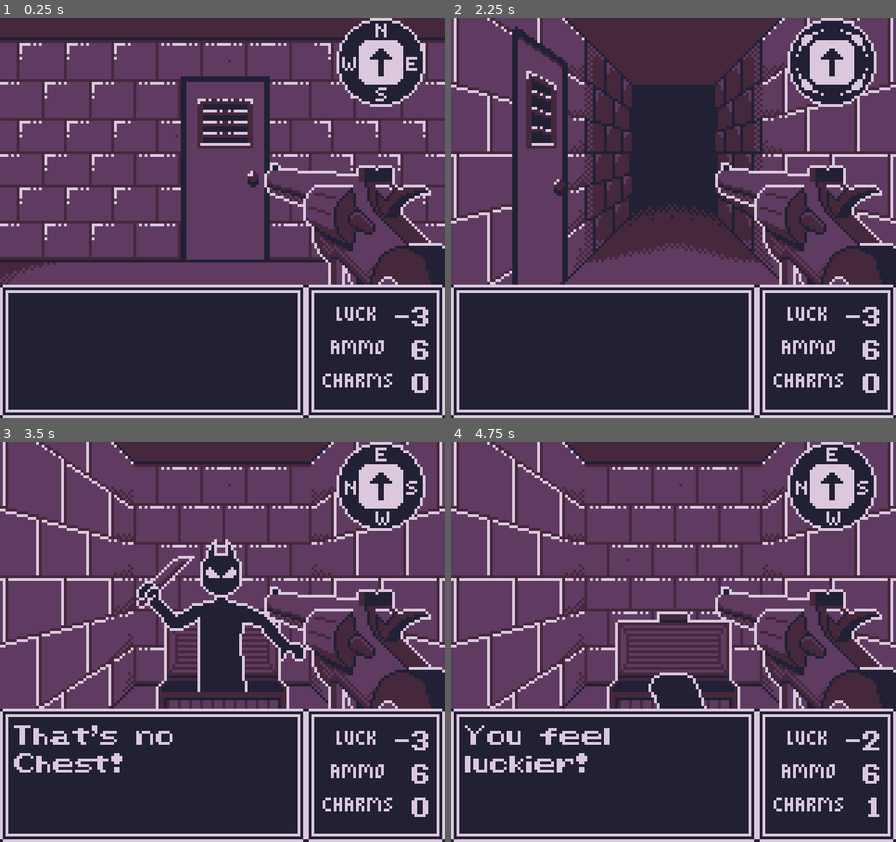
Above: before the commit, frames 1-4 (two rows, left to right).
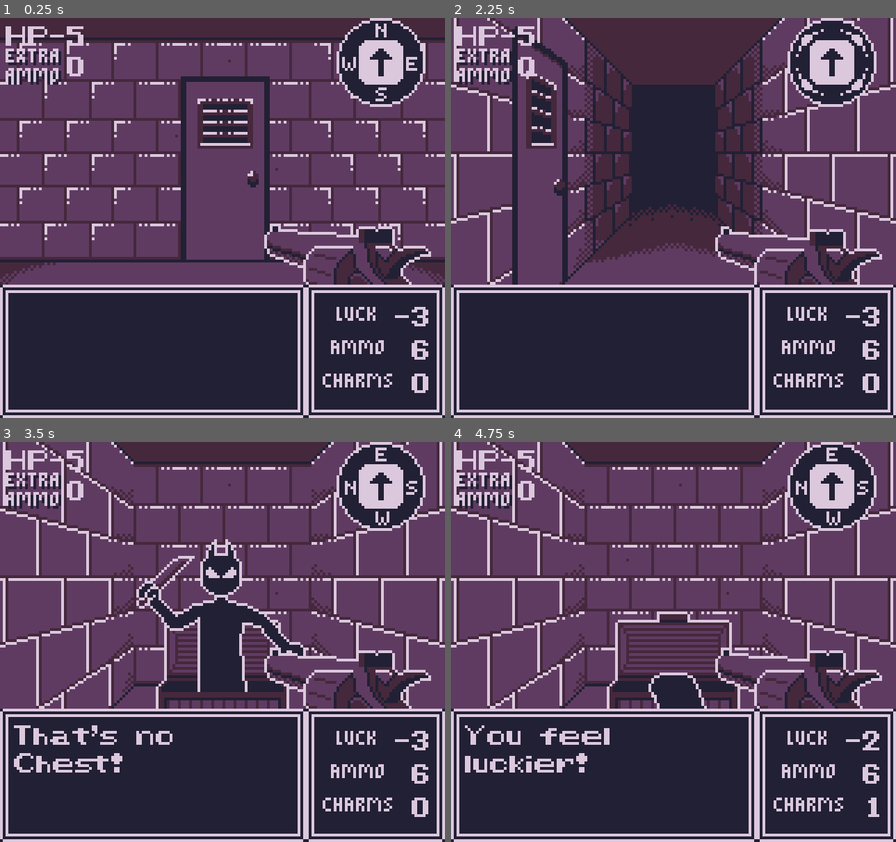
Above: after the commit, the same moments.

Repository: GartTheSkeleton/GameboyDungeon
Game: Godot game, scene res://src/Game/gameworld.tscn
Two runs of this game, one before a commit and one after it. Both use one fixed random seed, a clock stepped at 60 frames per second and the inputs below.
Inputs:
- Up to frame 1 (0.25 s): no input
- Up to frame 2 (2.25 s): tap Enter at 0.5 s; hold Right (Right) 0.53-1.28 s; tap Z (A) at 0.6, 1.55, 2.1 s; tap X (B) at 0.8, 1.35 s; hold Left (Left) 1.28-2.03 s; hold Right (Right) from 2.03 s (still down)
- Up to frame 3 (3.5 s): tap X (B) at 2.3, 2.85 s; tap Space at 2.75 s; release Right (Right) at 2.78 s; hold Up (Up) from 2.78 s (still down); tap Z (A) at 3.05 s
- Up to frame 4 (4.75 s): release Up (Up) at 3.53 s; hold Left (Left) from 3.53 s (still down); tap Z (A) at 3.6, 4.55 s; tap X (B) at 3.8, 4.35 s; tap Enter at 4.25 s

The runs differ from the first frame. In frame 1, 7.3% of the frame differs, in the area x 1-100%, y 2-67%; in frame 2, 8.0%; in frame 3, 7.5%; in frame 4, 7.5%.

Commit message:
Added health ui, skeletons and gun bob

Diff:
--- a/src/Assets/Definitions/Components/fighter_component_definition.gd
+++ b/src/Assets/Definitions/Components/fighter_component_definition.gd
@@ -1,5 +1,7 @@
 class_name FighterComponentDefinition
 extends Resource
+
+var stored_ammo = 0
 
 @export_category("Stats")
 @export var max_hp: int
--- a/src/Assets/Definitions/Entities/Actors/entity_definition_cyclops.tres
+++ b/src/Assets/Definitions/Entities/Actors/entity_definition_cyclops.tres
@@ -24,5 +24,6 @@
 name = "Cyclops"
 texture = SubResource("AtlasTexture_phdbn")
 is_blocking_movement = true
+is_mimic = false
 fighter_definition = SubResource("Resource_avv7w")
 metadata/_custom_type_script = "uid://duxtebnoobju8"
--- a/src/Assets/Definitions/Entities/Actors/entity_definition_player.tres
+++ b/src/Assets/Definitions/Entities/Actors/entity_definition_player.tres
@@ -16,5 +16,6 @@
 script = ExtResource("1_eyv76")
 name = "Player"
 is_blocking_movement = false
+is_mimic = false
 fighter_definition = SubResource("Resource_xu0na")
 metadata/_custom_type_script = "uid://duxtebnoobju8"
--- /dev/null
+++ b/src/Assets/Definitions/Entities/Actors/entity_definition_skeleton.tres
@@ -0,0 +1,31 @@
+[gd_resource type="Resource" script_class="EntityDefinition" load_steps=8 format=3 uid="uid://dn0sjjc6eup8t"]
+
+[ext_resource type="Texture2D" uid="uid://bqeiqvqvmrqo8" path="res://src/Assets/Entities/skeleton_dead.png" id="1_8xdif"]
+[ext_resource type="Script" uid="uid://n8b0mqkp6t6i" path="res://src/Assets/Definitions/Components/fighter_component_definition.gd" id="2_qkwo3"]
+[ext_resource type="Script" uid="uid://duxtebnoobju8" path="res://src/Entities/entity_definition.gd" id="3_rjmyh"]
+[ext_resource type="Texture2D" uid="uid://cfsctu8vu1c8w" path="res://src/Assets/Entities/skeleton.png" id="4_qkwo3"]
+
+[sub_resource type="AtlasTexture" id="AtlasTexture_rjmyh"]
+atlas = ExtResource("1_8xdif")
+
+[sub_resource type="Resource" id="Resource_avv7w"]
+script = ExtResource("2_qkwo3")
+max_hp = 4
+power = 2
+luck = 0
+ammo = 0
+charms = 0
+death_texture = SubResource("AtlasTexture_rjmyh")
+metadata/_custom_type_script = "uid://n8b0mqkp6t6i"
+
+[sub_resource type="AtlasTexture" id="AtlasTexture_6enyg"]
+atlas = ExtResource("4_qkwo3")
+
+[resource]
+script = ExtResource("3_rjmyh")
+name = "Cyclops"
+texture = SubResource("AtlasTexture_6enyg")
+is_blocking_movement = true
+is_mimic = false
+fighter_definition = SubResource("Resource_avv7w")
+metadata/_custom_type_script = "uid://duxtebnoobju8"
--- a/src/Assets/Definitions/Entities/Items/entity_definition_charm.tres
+++ b/src/Assets/Definitions/Entities/Items/entity_definition_charm.tres
@@ -18,5 +18,6 @@
 name = "Lucky Charm"
 texture = SubResource("AtlasTexture_q13pd")
 is_blocking_movement = true
+is_mimic = false
 item_definition = SubResource("Resource_4u4au")
 metadata/_custom_type_script = "uid://duxtebnoobju8"
--- a/src/Assets/Definitions/Entities/Items/entity_definition_chest.tres
+++ b/src/Assets/Definitions/Entities/Items/entity_definition_chest.tres
@@ -18,5 +18,6 @@
 name = "Chest"
 texture = SubResource("AtlasTexture_6thij")
 is_blocking_movement = false
+is_mimic = false
 item_definition = SubResource("Resource_7phsl")
 metadata/_custom_type_script = "uid://duxtebnoobju8"
--- a/src/Assets/Definitions/Entities/Items/entity_definition_key.tres
+++ b/src/Assets/Definitions/Entities/Items/entity_definition_key.tres
@@ -11,4 +11,5 @@
 name = "key"
 texture = SubResource("AtlasTexture_fqq6t")
 is_blocking_movement = true
+is_mimic = false
 metadata/_custom_type_script = "uid://duxtebnoobju8"
--- a/src/Entities/Actors/Components/fighter_component.gd
+++ b/src/Entities/Actors/Components/fighter_component.gd
@@ -13,6 +13,7 @@
 var power: int
 var death_texture: Texture
 var death_color: Color
+var stored_ammo = 0
 
 func _init(definition: FighterComponentDefinition) -> void:
 	max_hp = definition.max_hp
--- a/src/Entities/entity.gd
+++ b/src/Entities/entity.gd
@@ -9,8 +9,11 @@
 var is_mimic: bool
 var blocks_movement: bool
 var sprite: Sprite2D
+var hp: int
+var max_hp: int
 var luck: int
 var ammo: int
+var stored_ammo: int
 var charms: int
 
 var texture: Texture:
@@ -45,6 +48,7 @@
 	if entity_definition.fighter_definition:
 		fighter_component = FighterComponent.new(entity_definition.fighter_definition)
 		add_child(fighter_component)
+		hp = entity_definition.fighter_definition.max_hp
 		luck = entity_definition.fighter_definition.luck
 		ammo = entity_definition.fighter_definition.ammo
 		charms = entity_definition.fighter_definition.charms
--- a/src/Game/compass.gd
+++ b/src/Game/compass.gd
@@ -1,8 +1,14 @@
 extends AnimatedSprite2D
 
 @onready var gameworld = get_parent().get_parent()
+@onready var healthLabel = $Control/HealthLabel
+@onready var ammoLabel = $Control/AmmoLabel
+@onready var gun = $"../Gun"
+
+var currentRoom = Vector2(0,0)
 
 func _process(delta: float) -> void:
-	#print("I AM A COMPASS AND THE PLAYER IS FACING " + gameworld.playerFacingString)
+	print(gameworld.player.stored_ammo)
 	if animation != gameworld.playerFacingString:
 		play(gameworld.playerFacingString)
+	healthLabel.text = "HP-" + str(gameworld.player.hp)
--- a/src/Game/gameworld.gd
+++ b/src/Game/gameworld.gd
@@ -19,6 +19,12 @@
 @onready var map: Map = $Map
 
 @onready var player: Entity
+
+var gun_bob = false
+var bob_timer = 0
+var bob_time = 18
+var time : float
+@onready var gun = $Camera2D/Gun
 
 var currentRoom: Tile
 var rng = RandomNumberGenerator.new()
@@ -59,11 +65,17 @@
 	map_data.entities.append(new_entity)
 	SignalBus.entity_created.emit(grid_pos)
 
+func _process(delta: float) -> void:
+	time += delta
+
+
 func _physics_process(_delta: float) -> void:
 	var action: Action = event_handler.get_action()
 	if action:
 		await action.perform(self, player)
 		var entity_in_room = get_map_data().get_entity_at_location(player.grid_position)
+		gun_bob = true
+		bob_timer = 0
 		if entity_in_room:
 			var message: String
 			if entity_in_room.fighter_component && !entity_in_room.item_component:
@@ -81,6 +93,15 @@
 				var index: int = rng.randi_range(0, random_remarks.size() - 1)
 				var message = random_remarks[index]
 				MessageLog.send_message(message)
+
+	if gun_bob:
+		gun.position.y += get_sine(time)
+		bob_timer += 1
+		if bob_timer >= bob_time:
+			gun_bob = false
+			bob_timer = 0
+	else:
+		gun.position.y = 0
 
 func get_map_data() -> MapData:
 	return map.map_data
@@ -109,3 +130,6 @@
 			entities.add_child(item)
 			map_data.entities.append(item)
 	SignalBus.player_turned.emit(playerFacing)
+
+func get_sine(time):
+	return sin(time * 40) * .6
--- a/src/Game/gameworld.tscn
+++ b/src/Game/gameworld.tscn
@@ -1,18 +1,19 @@
-[gd_scene load_steps=25 format=3 uid="uid://bb7wofvtwlsvg"]
+[gd_scene load_steps=26 format=3 uid="uid://bb7wofvtwlsvg"]
 
 [ext_resource type="Script" uid="uid://dy1t4tltd410w" path="res://src/Game/gameworld.gd" id="1_j714t"]
 [ext_resource type="PackedScene" uid="uid://bp20g3g4hsbbu" path="res://src/Map/Tile/tile.tscn" id="2_5ixr1"]
 [ext_resource type="Script" uid="uid://c486fvimusn8k" path="res://src/Game/EventHandler/event_handler.gd" id="2_hdij2"]
 [ext_resource type="Script" uid="uid://cymdwb2cngxtt" path="res://src/Map/map.gd" id="2_yssg5"]
-[ext_resource type="Texture2D" uid="uid://c68og528pp06a" path="res://src/Assets/VFX/compass_switch.png" id="4_1nj4o"]
-[ext_resource type="Texture2D" uid="uid://b7g5hp1gjgx8k" path="res://src/Assets/VFX/compass_east.png" id="4_54q2d"]
-[ext_resource type="Texture2D" uid="uid://dnk1cco4lo30c" path="res://src/Assets/VFX/compass_north.png" id="5_1nj4o"]
-[ext_resource type="Texture2D" uid="uid://y51uub0eail5" path="res://src/Assets/VFX/compass_south.png" id="6_lgd45"]
-[ext_resource type="Texture2D" uid="uid://dmfdwab6u80kd" path="res://src/Assets/VFX/compass_west.png" id="7_as7lh"]
-[ext_resource type="Script" path="res://src/Game/compass.gd" id="8_q8503"]
-[ext_resource type="Texture2D" uid="uid://cgenhmsgkqoj7" path="res://src/Assets/VFX/gun_idle.png" id="10_lgd45"]
+[ext_resource type="Texture2D" uid="uid://dqgymm4mr56b" path="res://src/Assets/VFX/compass_switch.png" id="4_1nj4o"]
+[ext_resource type="Texture2D" uid="uid://cnac3erllce0m" path="res://src/Assets/VFX/compass_east.png" id="4_54q2d"]
+[ext_resource type="Texture2D" uid="uid://tq7uo8q6h5gp" path="res://src/Assets/VFX/compass_north.png" id="5_1nj4o"]
+[ext_resource type="Texture2D" uid="uid://c0aafc03lvaa8" path="res://src/Assets/VFX/compass_south.png" id="6_lgd45"]
+[ext_resource type="Texture2D" uid="uid://bq5blktm1kvj1" path="res://src/Assets/VFX/compass_west.png" id="7_as7lh"]
+[ext_resource type="Script" uid="uid://drp8j51mma0ey" path="res://src/Game/compass.gd" id="8_q8503"]
+[ext_resource type="Texture2D" uid="uid://b3xhtyweh68fe" path="res://src/Assets/VFX/gun_idle.png" id="10_lgd45"]
+[ext_resource type="Texture2D" uid="uid://dqwm6sa5fa18c" path="res://src/Assets/VFX/ui_bullet.png" id="11_1s8sg"]
 [ext_resource type="Script" uid="uid://dhp1e27unnmsb" path="res://src/GUI/message_log.gd" id="12_as7lh"]
-[ext_resource type="Texture2D" uid="uid://btibctykyq5i6" path="res://src/Assets/Definitions/Resoures/border_box.png" id="12_q8503"]
+[ext_resource type="Texture2D" uid="uid://cnd1fk5mitquk" path="res://src/Assets/Definitions/Resoures/border_box.png" id="12_q8503"]
 [ext_resource type="Script" uid="uid://cgdh6usx8ioo3" path="res://src/GUI/stats_container.gd" id="14_d75vc"]
 [ext_resource type="LabelSettings" uid="uid://c00xyupivrw0x" path="res://src/Assets/Definitions/Resoures/message_label_settings.tres" id="15_j816e"]
 
@@ -200,6 +201,36 @@
 animation = &"EAST"
 script = ExtResource("8_q8503")
 
+[node name="Control" type="Control" parent="VBoxContainer/SubViewportContainer/SubViewport/Gameworld/Camera2D/Compass"]
+layout_mode = 3
+anchors_preset = 0
+offset_left = -136.0
+offset_top = -18.0
+offset_right = -96.0
+offset_bottom = 22.0
+
+[node name="HealthLabel" type="Label" parent="VBoxContainer/SubViewportContainer/SubViewport/Gameworld/Camera2D/Compass/Control"]
+layout_mode = 0
+offset_left = 2.0
+offset_top = 4.0
+offset_right = 42.0
+offset_bottom = 27.0
+text = "HP- "
+label_settings = ExtResource("15_j816e")
+
+[node name="AmmoLabel2" type="Label" parent="VBoxContainer/SubViewportContainer/SubViewport/Gameworld/Camera2D/Compass/Control"]
+layout_mode = 0
+offset_left = 24.0
+offset_top = 15.0
+offset_right = 64.0
+offset_bottom = 37.0
+text = "0"
+label_settings = ExtResource("15_j816e")
+
+[node name="Sprite2D" type="Sprite2D" parent="VBoxContainer/SubViewportContainer/SubViewport/Gameworld/Camera2D/Compass"]
+position = Vector2(-124, 2)
+texture = ExtResource("11_1s8sg")
+
 [node name="Gun" type="AnimatedSprite2D" parent="VBoxContainer/SubViewportContainer/SubViewport/Gameworld/Camera2D"]
 texture_filter = 1
 position = Vector2(0, -22)
Not shown: 1 places in src/Assets/Definitions/Entities/Actors/entity_definition_cyclops.tres that only renumber resources
Not shown: 1 places in src/Assets/Definitions/Entities/Actors/entity_definition_mimic.tres that only renumber resources
Not shown: 1 places in src/Assets/Definitions/Entities/Items/entity_definition_charm.tres that only renumber resources
Not shown: 1 places in src/Assets/Definitions/Entities/Items/entity_definition_chest.tres that only renumber resources
Not shown: 1 places in src/Assets/Definitions/Entities/Items/entity_definition_key.tres that only renumber resources
Not shown: 1 places in src/Assets/Definitions/Panels/center_door_panel_definition.tres that only renumber resources
Not shown: 1 places in src/Assets/Definitions/Panels/center_hallway_panel_definition.tres that only renumber resources
Not shown: 1 places in src/Assets/Definitions/Panels/center_wall_panel_definition.tres that only renumber resources
Not shown: 1 places in src/Assets/Definitions/Panels/left_door_panel_definition.tres that only renumber resources
Not shown: 1 places in src/Assets/Definitions/Panels/left_hallway_panel_definition.tres that only renumber resources
Not shown: 1 places in src/Assets/Definitions/Panels/left_open_panel_definition.tres that only renumber resources
Not shown: 1 places in src/Assets/Definitions/Panels/left_wall_panel_definition.tres that only renumber resources
(and 9 more such lines)
